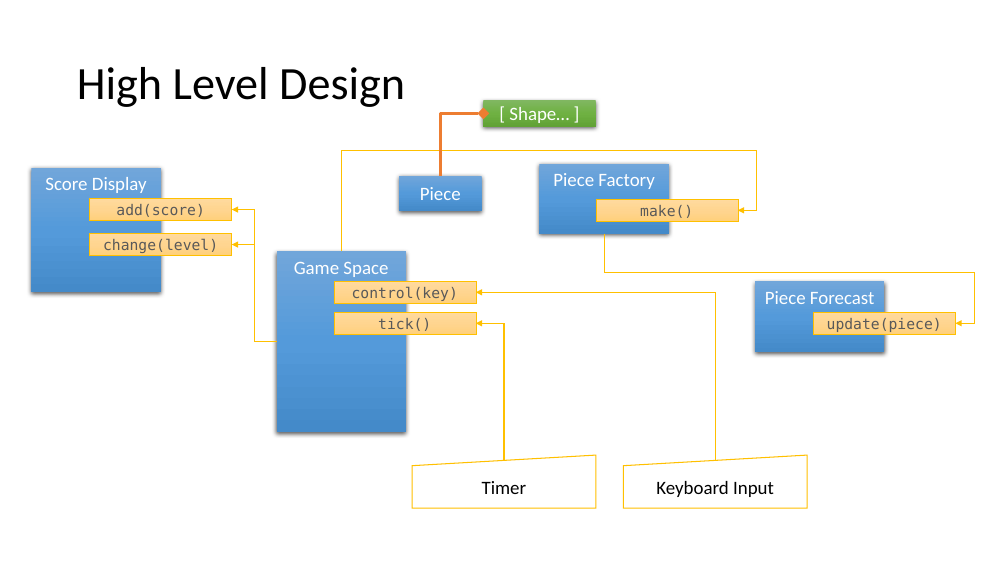
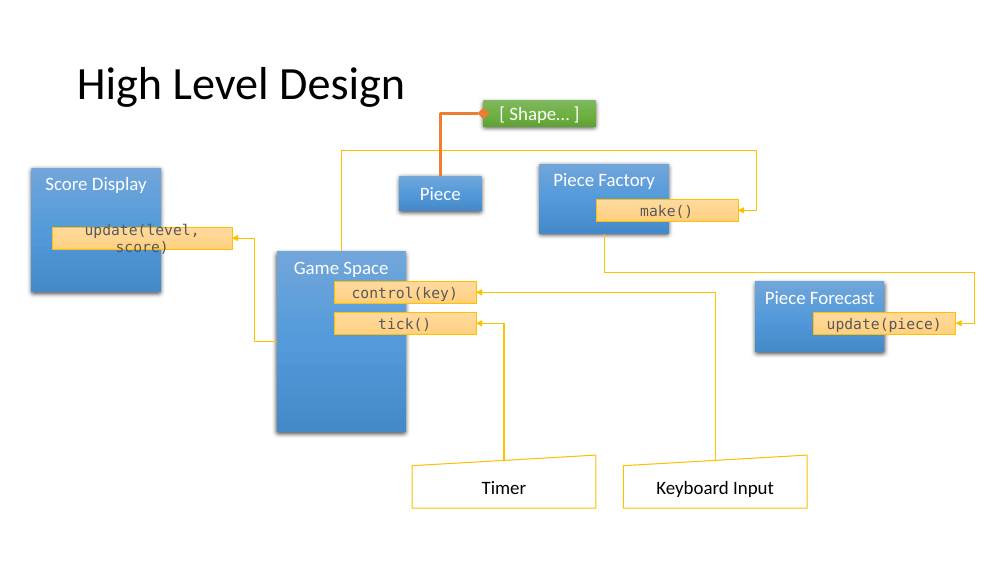
Before and after one commit to brianwhu/fun-in-js, a slide deck: slide 20 of documents/DataStructures.pptx. Drawn at 1008x567 pixels with LibreOffice and Linux fonts; fonts in the diff are those of the drawing. Boxes give left, top, right and bottom in pixels: in the first picture for what was removed or moved away, otherwise in the second. Text is boxed around its words. In the diff, an @@ line names an element or a change of style, - is before the commit and + after.

```diff
--- a/documents/DataStructures.pptx
+++ b/documents/DataStructures.pptx
@@ rectangle "update(level, score)": place and size @@
-rectangle "update(level, score)" at bbox=[90, 199, 232, 221]
+rectangle "update(level, score)" at bbox=[53, 228, 232, 250]
@@ text in rectangle at bbox=[85, 223, 200, 256]: text changed @@
-add(score)
+update(level, score)
@@ rectangle removed at bbox=[90, 234, 232, 256] @@
-change(level)
@@ elbow arrow moved from (277, 342) - (232, 209) to (277, 342) - (232, 238) @@
@@ elbow arrow removed from (277, 342) to (232, 245) @@
```
Also in this commit, not shown: 2 other slides changed, 1 slide added, 9 other files.
